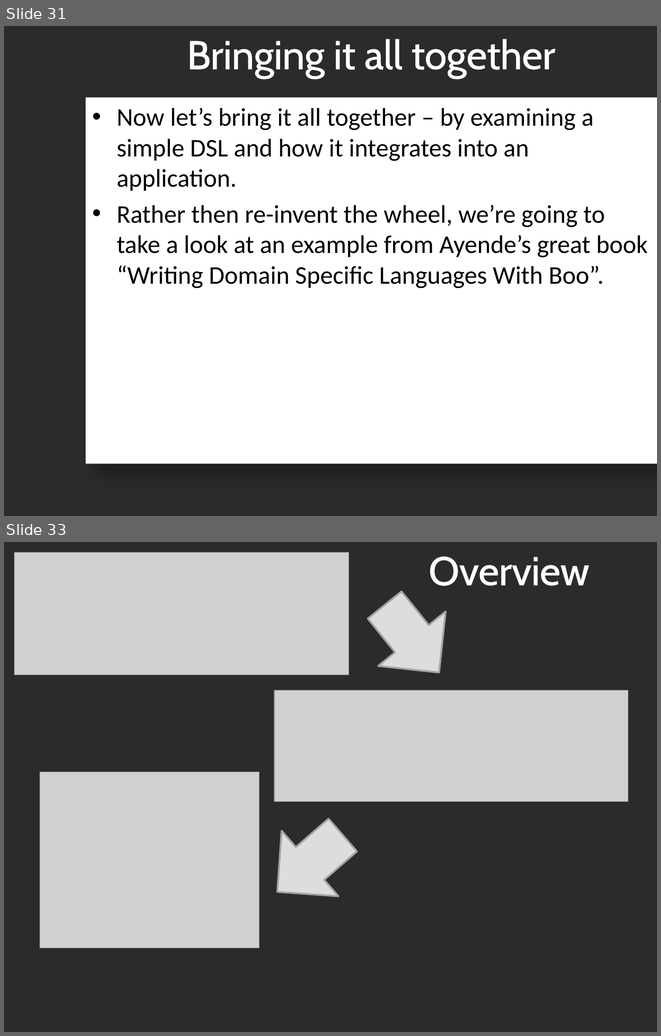
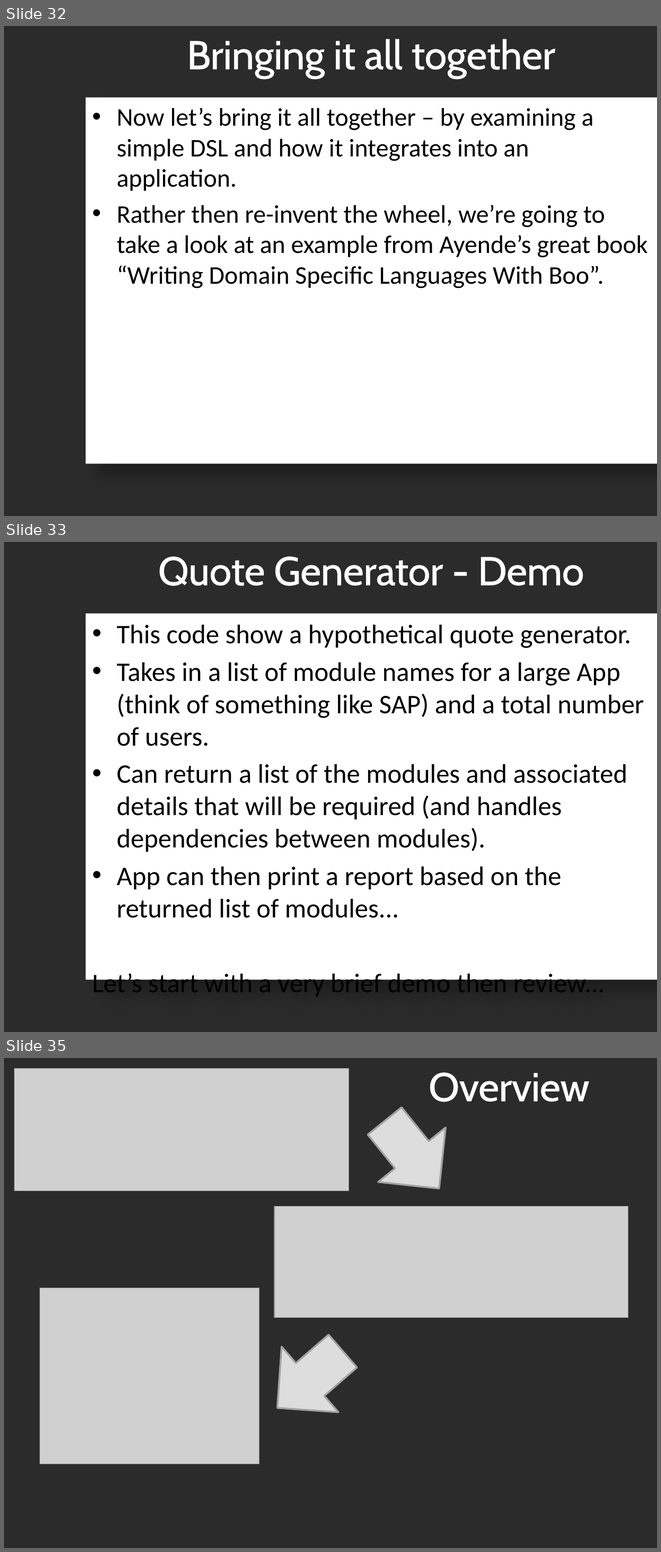
Before and after one commit to JFDu/devdefined-tools, a slide deck: presentations/2009/DSL/DSL_Presentation.pptx. Shown one above the other, each under a label of ours: slides 31 and 33 before the commit, slides 32, 33 and 35 after it; the slides between them are not shown. The pictures are 661x1036 and 661x1552 pixels, drawn with LibreOffice and Linux fonts; fonts in the diff are those of the drawing; grey boxes stand for pictures; background and template pictures are left out; a plain dark background stands for a picture behind light text. Boxes give left, top, right and bottom in pixels: in the first picture for what was removed or moved away, otherwise in the second. Text is boxed around its words. In the diff, an @@ line names an element or a change of style, - is before the commit and + after.

```diff
--- a/presentations/2009/DSL/DSL_Presentation.pptx
+++ b/presentations/2009/DSL/DSL_Presentation.pptx
@@ slide 33 added at (x1=4, y1=542, x2=657, y2=1032), background picture (left out) @@
@@ title added at (x1=158, y1=556, x2=584, y2=586), 44 pt, text #FFFFFF @@
+Quote Generator - Demo
@@ text added at (x1=86, y1=613, x2=657, y2=979), fill #FFFFFF, 29.6 pt, text #000000 @@
+• This code show a hypothetical quote generator.
+• Takes in a list of module names for a large App (think of something like SAP) and a total number of users.
+• Can return a list of the modules and associated details that will be required (and handles dependencies between modules).
+• App can then print a report based on the returned list of modules...
+Let’s start with a very brief demo then review...
@@ what was slide 31 is now slide 32 @@
@@ what was slide 33 is now slide 35 @@
```
Also in this commit, not shown: 5 slides changed, 2 other slides added, 2 other files.
